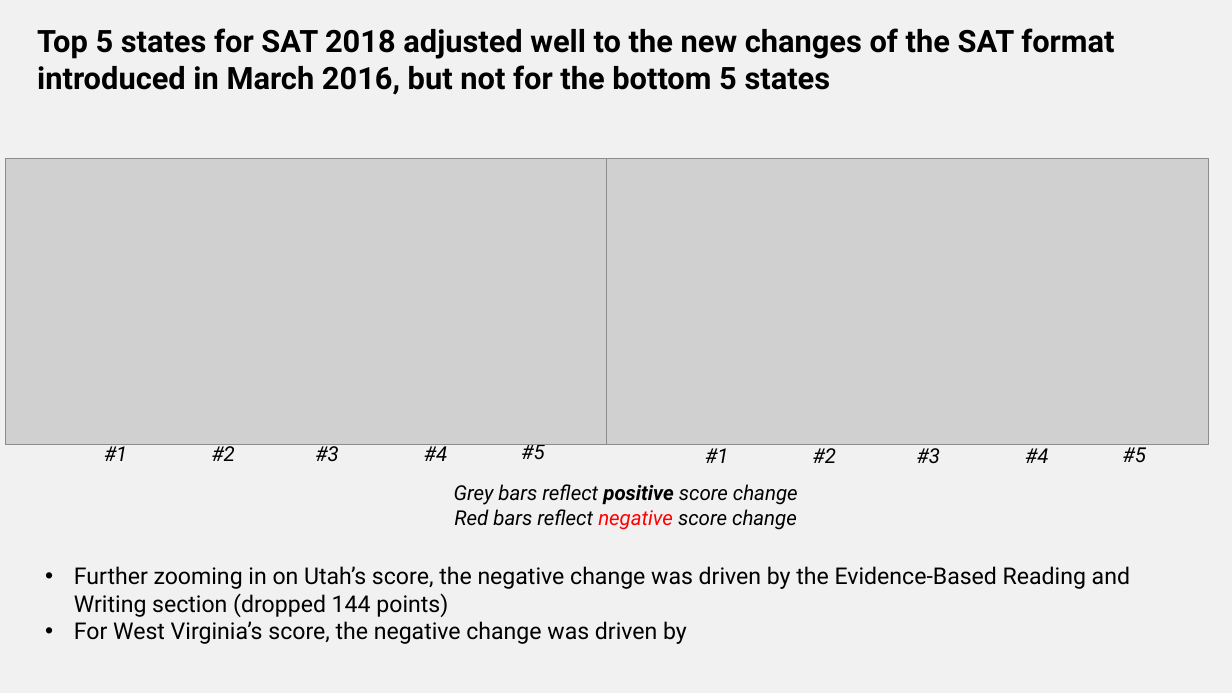
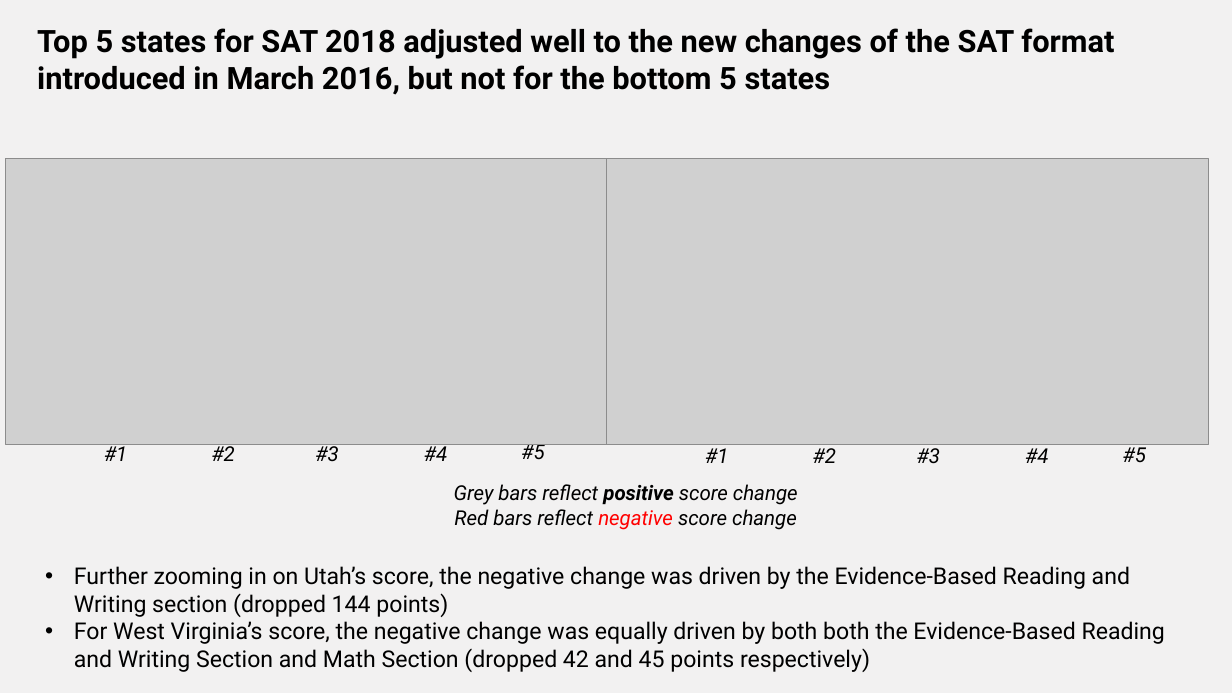
Before and after one commit to casper-wjs/General-assembly-projects, a slide deck: slide 5 of project_1/Project 1 Presentation.pptx. Drawn at 1232x693 pixels with LibreOffice and Linux fonts; fonts in the diff are those of the drawing; grey boxes stand for pictures. Boxes give left, top, right and bottom in pixels: in the first picture for what was removed or moved away, otherwise in the second. Text is boxed around its words. In the diff, an @@ line names an element or a change of style, - is before the commit and + after.

```diff
--- a/project_1/Project 1 Presentation.pptx
+++ b/project_1/Project 1 Presentation.pptx
@@ text at [74, 621, 1165, 672]: text changed @@
-• For West Virginia’s score, the negative change was driven by
+• For West Virginia’s score, the negative change was equally driven by both both the Evidence-Based Reading and Writing Section and Math Section (dropped 42 and 45 points respectively)
```
Also in this commit, not shown: 1 other slide changed, 4 other files.
